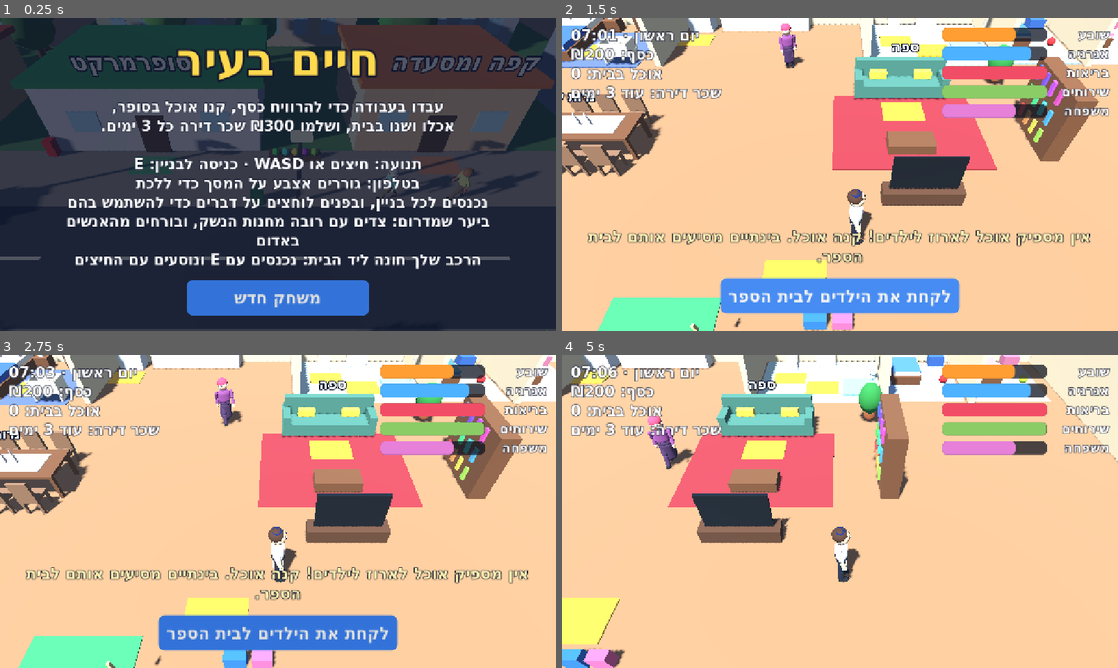
Above: before the commit, frames 1-4 (two rows, left to right).
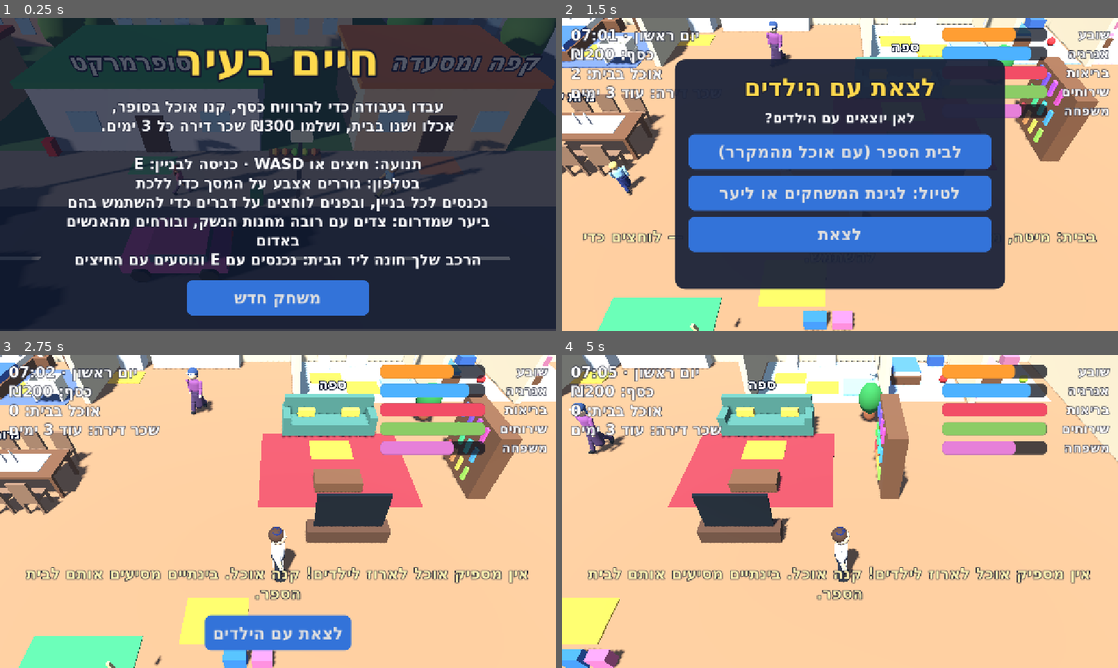
Above: after the commit, the same moments.

Repository: garyjoe/shneyor-games
Game: Godot game, scene res://main.tscn
Two runs of this game, one before a commit and one after it. Both use one fixed random seed, a clock stepped at 60 frames per second and the inputs below.
Inputs (mouse positions are in pixels of both pictures, inside the frame that each line leads up to):
- Up to frame 1 (0.25 s): no input
- Up to frame 2 (1.5 s): tap Enter at 0.5, 0.6 s; move the mouse to (962, 158) at 0.52 s; hold Right (ui_right) 0.53-1.25 s; click (962, 158) at 0.67 s; tap Space at 0.77 s; click "לקחת את הילדים לבית הספר" (after the commit: "לצאת עם הילדים") at 1.25 s
- Up to frame 3 (2.75 s): click (278, 489) at 2 s, where only the run after the commit has a clickable "לבית הספר (עם אוכל מהמקרר)"
- Up to frame 4 (5 s): drag from (728, 527) to (812, 574) at 2.77 s; move the mouse to (895, 442) at 3.52 s; hold Right (ui_right) 3.53-4.25 s; tap 9 at 3.6 s; drag from (812, 574) to (673, 464) at 4.27 s

The runs differ from the first frame. In frame 1, 4.3% of the frame differs, in the area x 0-99%, y 0-100%; in frame 2, 49%, in the area x 1-97%, y 1-95%; in frame 3, 3.4%; in frame 4, 3.3%.

Commit message:
Life in the City: outings with the children, a playground, calmer faces
- From the spot by the front door you can now take the children out for
  a trip as well as to school. They follow you to the new playground in
  the park (swings, slide, seesaw, sandbox) or the picnic corner just
  inside the forest, where playing together lifts the family bar.
- Faces are gentler: eyes sit flat in the head instead of bulging, with
  a smaller nose and mouth.
- The mother wears a proper headscarf instead of a pink cap, and the
  children have natural hair colours.
- Park trees no longer grow over the playground or the public toilets.

Co-Authored-By: Claude Fable 5.2 <noreply@anthropic.com>
Claude-Session: https://claude.ai/code/session_01Dt6dxQhnMkF2JMR9WrQUqG

Diff:
--- a/games/life-city/main.gd
+++ b/games/life-city/main.gd
@@ -205,6 +205,9 @@
 var kids := 0                      # 0 at home, 1 on the way to school, 2 at school, 3 on the way home
 var school_missed_day := 0
 var teacher: Person
+var outing_day := 0                # the day you last played outside with the children
+const PLAYGROUND := Vector3(20, 0, 21)
+const PICNIC := Vector3(0, 0, FOREST_Z + 9.0)
 const KIDS: Array[int] = [1, 2, 3, 4]      # places of the children in `family`
 const KID_ROOMS: Array[float] = [13.6, 17.6, -13.6, -17.6]   # x of each child's bedroom
 const SCHOOL_DOOR := Vector3(126, 0, -4.7)
@@ -479,7 +482,7 @@
 	for k in 34:
 		var pos := Vector3(rng.randf_range(-45, 45), 0, rng.randf_range(8, 28))
 		if pos.distance_to(Vector3(4, 0, 14)) < 6.5 or (pos.z < 11.0 and absf(pos.x - 4.0) < 9.0) \
-				or pos.distance_to(CAR_LOT) < 10.0:
+				or pos.distance_to(CAR_LOT) < 10.0 or pos.distance_to(PLAYGROUND) < 10.5 or pos.distance_to(Vector3(-14, 0, 17)) < 4.0:
 			continue
 		_tree(pos)
 	for k in 16:
@@ -495,6 +498,7 @@
 	_build_neighbourhood()
 	_build_restroom()
 	_build_school()
+	_build_playground()
 	_building("guns", "חנות נשק", 40, 9, 4.2, Color(0.5, 0.52, 0.45), Color(0.25, 0.3, 0.2), 9, 19)
 
 	# Passers-by on the pavements, each with a name.
@@ -527,13 +531,13 @@
 
 
 ## A person built from rounded parts, with knees and elbows that bend.
-func _make_person(shirt: Color, pants: Color, into: Person = null, tone: int = -1) -> Person:
+func _make_person(shirt: Color, pants: Color, into: Person = null, tone: int = -1, hair_pick: int = -1) -> Person:
 	var p := into if into else Person.new()
 	p.root = Node3D.new()
 	var tones: Array[Color] = [Color(0.96, 0.8, 0.66), Color(0.9, 0.72, 0.56), Color(0.78, 0.58, 0.42), Color(0.6, 0.42, 0.3), Color(0.45, 0.31, 0.22)]
 	var hairs: Array[Color] = [Color(0.12, 0.09, 0.07), Color(0.3, 0.19, 0.1), Color(0.55, 0.38, 0.18), Color(0.85, 0.7, 0.4), Color(0.6, 0.6, 0.62), Color(0.55, 0.2, 0.1)]
 	var skin := _mat(tones[tone] if tone >= 0 else (tones[rng.randi_range(0, 4)] if into == null else tones[0]))
-	var hair := _mat(hairs[rng.randi_range(0, 5)] if into == null else hairs[1])
+	var hair := _mat(hairs[hair_pick] if hair_pick >= 0 else (hairs[rng.randi_range(0, 5)] if into == null else hairs[1]))
 	var shirt_mat := _mat(shirt)
 	var pants_mat := _mat(pants)
 	# Body: chest wider at the shoulders, hips in the trouser colour.
@@ -547,17 +551,15 @@
 	_ball(0.205, Vector3(0, 1.81, -0.035), hair, p.root, Vector3(1.0, 0.82, 1.0))
 	if into == null and rng.randf() < 0.45:
 		_cap(0.17, 0.5, Vector3(0, 1.62, -0.13), hair, p.root, Vector3(1.1, 1.0, 0.5))    # long hair
-	# Face.
-	var dark := _mat(Color(0.1, 0.09, 0.1))
-	var lips := _mat(Color(0.72, 0.3, 0.3))
-	for sx: float in [-0.072, 0.072]:
-		_ball(0.03, Vector3(sx, 1.765, 0.172), _mat(Color(1, 1, 1)), p.root, Vector3(1.2, 0.85, 0.6))
-		_ball(0.016, Vector3(sx, 1.765, 0.188), dark, p.root)
-		_box(Vector3(0.065, 0.014, 0.02), Vector3(sx, 1.81, 0.178), hair, p.root)
-	_ball(0.026, Vector3(0, 1.725, 0.2), skin, p.root, Vector3(0.8, 1.2, 1.0))
-	_box(Vector3(0.085, 0.016, 0.02), Vector3(0, 1.665, 0.182), lips, p.root)
-	for sx: float in [-0.05, 0.05]:
-		_box(Vector3(0.022, 0.02, 0.02), Vector3(sx, 1.675, 0.178), lips, p.root)
+	# Face: eyes set flat into the head, soft brows, a small nose and a gentle smile.
+	var dark := _mat(Color(0.16, 0.12, 0.1))
+	var lips := _mat(Color(0.75, 0.42, 0.4))
+	for sx: float in [-0.07, 0.07]:
+		_ball(0.022, Vector3(sx, 1.762, 0.181), _mat(Color(0.97, 0.97, 0.95)), p.root, Vector3(1.3, 0.75, 0.2))
+		_ball(0.012, Vector3(sx, 1.762, 0.185), dark, p.root, Vector3(1.0, 1.0, 0.25))
+		_box(Vector3(0.055, 0.01, 0.012), Vector3(sx, 1.797, 0.181), hair, p.root)
+	_ball(0.02, Vector3(0, 1.725, 0.193), skin, p.root, Vector3(0.75, 1.1, 0.7))
+	_box(Vector3(0.07, 0.011, 0.012), Vector3(0, 1.672, 0.184), lips, p.root)
 	# Legs: thigh, knee, shin, shoe.
 	var shoe := _mat(Color(0.12, 0.1, 0.1))
 	var knees: Array[Node3D] = []
@@ -974,6 +976,14 @@
 					_add_action("גיטרה · ₪%d" % GUITAR_PRICE, _buy_guitar)
 				elif skill < 15:
 					_add_action("שיעור נגינה (שעה) · ₪%d" % LESSON_PRICE, _lesson)
+			"kids_out":
+				if kids != 0:
+					panel_text.text = _h("הילדים כבר לא בבית.")
+				else:
+					panel_text.text = _h("לאן יוצאים עם הילדים?")
+					if _is_school_day() and clock < 13.0:
+						_add_action("לבית הספר (עם אוכל מהמקרר)", _take_kids)
+					_add_action("לטיול: לגינת המשחקים או ליער", _take_outing)
 			"doctor":
 				panel_text.text = _h("בריאות: %d מתוך 100" % int(health))
 				_add_action("בדיקה וטיפול מלא · ₪60", _treat.bind(60, 100.0, 1.0))
@@ -1747,8 +1757,10 @@
 			_leave_room()
 		"school":
 			_school_door()
-		"kids_out":
-			_take_kids()
+		"playground":
+			_play_outside("מתנדנדים ומתגלשים בגינה...", "שיחקת עם הילדים בגינה. הם נהנו מאוד!")
+		"picnic":
+			_play_outside("מטיילים ועושים פיקניק ביער...", "טיילת עם הילדים ביער. איזה כיף היה!")
 		"bench":
 			_bench_sleep()
 		"toilet":
@@ -3567,17 +3579,21 @@
 	# Mother: hair covered, long sleeves and a long skirt. The whole family is fair-skinned.
 	var mother := _make_person(Color(0.55, 0.3, 0.55), Color(0.3, 0.2, 0.35), null, 0)
 	mother.name = "רחל"
-	_ball(0.215, Vector3(0, 1.82, -0.04), _mat(Color(0.8, 0.3, 0.45)), mother.root, Vector3(1.02, 0.9, 1.05))
+	# A headscarf: cloth over the hair, a band at the forehead and a tail tied at the back.
+	var cloth := _mat(Color(0.2, 0.3, 0.5))
+	_ball(0.215, Vector3(0, 1.82, -0.04), cloth, mother.root, Vector3(1.03, 0.9, 1.06))
+	_box(Vector3(0.36, 0.045, 0.3), Vector3(0, 1.865, 0.05), _mat(Color(0.92, 0.9, 0.82)), mother.root)
+	_cap(0.07, 0.3, Vector3(0, 1.66, -0.2), cloth, mother.root, Vector3(1.4, 1.0, 0.5))
 	_modest(mother, Color(0.55, 0.3, 0.55), Color(0.3, 0.2, 0.35))
 	mother.root.scale = Vector3(0.97, 0.97, 0.97)
 	mother.speed = 1.3
 	# Son with a kippah, and daughter in her school uniform with its badge.
-	var son := _make_person(Color(0.95, 0.95, 0.95), Color(0.15, 0.2, 0.4), null, 0)
+	var son := _make_person(Color(0.95, 0.95, 0.95), Color(0.15, 0.2, 0.4), null, 0, 1)
 	son.name = "דוד"
 	_kippah(son.root, Color(0.15, 0.4, 0.75))
 	son.root.scale = Vector3(0.68, 0.68, 0.68)
 	son.speed = 2.2
-	var daughter := _make_person(Color(0.6, 0.78, 0.95), Color(0.12, 0.16, 0.38), null, 0)
+	var daughter := _make_person(Color(0.6, 0.78, 0.95), Color(0.12, 0.16, 0.38), null, 0, 3)
 	daughter.name = "שרה"
 	_modest(daughter, Color(0.6, 0.78, 0.95), Color(0.12, 0.16, 0.38))
 	_box(Vector3(0.09, 0.1, 0.02), Vector3(0.11, 1.36, 0.185), _mat(Color(0.95, 0.8, 0.15)), daughter.root)   # school badge
@@ -3585,12 +3601,12 @@
 	daughter.root.scale = Vector3(0.58, 0.58, 0.58)
 	daughter.speed = 2.0
 	# Two younger children.
-	var boy := _make_person(Color(0.3, 0.7, 0.4), Color(0.2, 0.22, 0.3), null, 0)
+	var boy := _make_person(Color(0.3, 0.7, 0.4), Color(0.2, 0.22, 0.3), null, 0, 0)
 	boy.name = "יעקב"
 	_kippah(boy.root, Color(0.75, 0.2, 0.2))
 	boy.root.scale = Vector3(0.5, 0.5, 0.5)
 	boy.speed = 2.3
-	var girl := _make_person(Color(0.98, 0.85, 0.5), Color(0.55, 0.2, 0.3), null, 0)
+	var girl := _make_person(Color(0.98, 0.85, 0.5), Color(0.55, 0.2, 0.3), null, 0, 2)
 	girl.name = "רבקה"
 	_modest(girl, Color(0.98, 0.85, 0.5), Color(0.55, 0.2, 0.3))
 	girl.root.scale = Vector3(0.44, 0.44, 0.44)
@@ -3621,7 +3637,7 @@
 		_bubble_for(walkers[k], 2.75)
 		_handle(walkers[k].root, "home", _family_talk.bind(walkers[k]))
 		family.append(walkers[k])
-	_spot("home", "kids_out", "ילקוטים", "לקחת את הילדים לבית הספר", o + Vector3(3.0, 0, 6.6))
+	_spot("home", "kids_out", "לצאת עם הילדים", "לצאת עם הילדים", o + Vector3(3.0, 0, 6.6))
 	_box(Vector3(0.5, 0.5, 0.25), o + Vector3(3.6, 0.25, 7.6), _mat(Color(0.2, 0.45, 0.8)))       # schoolbags by the door
 	_box(Vector3(0.45, 0.45, 0.25), o + Vector3(4.2, 0.23, 7.6), _mat(Color(0.85, 0.4, 0.6)))
 	# The baby, in a cot in the bedroom.
@@ -3797,10 +3813,11 @@
 			kid.root.position = ROOMS["home"]["origin"] + Vector3(-1.0 + k * 1.2, 0, 3.8)
 			kid.target = kid.root.position
 		else:
-			kid.root.visible = (kids == 1 or kids == 3) and not inside and not driving
+			kid.root.visible = kids in [1, 3, 4] and not inside and not driving
 
 
 func _take_kids() -> void:
+	_close_panel()
 	if kids != 0:
 		_toast("הילדים כבר לא בבית.")
 		return
@@ -3829,6 +3846,9 @@
 
 
 func _school_door() -> void:
+	if kids == 4:
+		_toast("היום אתם בטיול, לא בבית הספר.")
+		return
 	if kids == 1:
 		kids = 2
 		family_joy = minf(family_joy + 8.0, 100.0)
@@ -3853,7 +3873,7 @@
 
 func _watch_school() -> void:
 	# The children trail behind you on foot, and ride along unseen in the car.
-	if kids == 1 or kids == 3:
+	if kids in [1, 3, 4]:
 		for k: int in KIDS:
 			var kid := family[k]
 			kid.root.visible = not inside and not driving
@@ -3868,11 +3888,12 @@
 				if dir.length() > 0.05:
 					kid.root.rotation.y = atan2(dir.x, dir.z)
 				_animate(kid, moving, get_physics_process_delta_time())
-		if kids == 3 and room == "home":
+		if kids in [3, 4] and room == "home":
+			var from_school := kids == 3
 			kids = 0
-			family_joy = minf(family_joy + 6.0, 100.0)
+			family_joy = minf(family_joy + (6.0 if from_school else 2.0), 100.0)
 			_place_kids()
-			_toast("הילדים חזרו הביתה מבית הספר.")
+			_toast("הילדים חזרו הביתה מבית הספר." if from_school else "חזרתם הביתה מהטיול.")
 	if kids == 0 and _is_school_day() and clock >= 9.0 and clock < 13.0 and school_missed_day != day:
 		school_missed_day = day
 		family_joy = maxf(family_joy - 8.0, 0.0)
@@ -3885,3 +3906,100 @@
 	if kids != 0 and _is_shabbat():
 		kids = 0
 		_place_kids()
+
+
+# ------------------------------------------- playing outside with the kids ----
+
+func _take_outing() -> void:
+	_close_panel()
+	if kids != 0:
+		_toast("הילדים כבר לא בבית.")
+		return
+	if clock >= 20.0 or clock < 6.0:
+		_toast("מאוחר מדי לצאת עכשיו. הילדים צריכים לישון.")
+		return
+	kids = 4
+	_play("pick")
+	_place_kids()
+	_toast("יוצאים לטיול! גינת המשחקים בפארק, ופינת הפיקניק בכניסה ליער.")
+	_update_hud()
+
+
+func _play_outside(doing: String, done: String) -> void:
+	if kids != 4:
+		_toast("לכאן באים עם הילדים. קח אותם מהבית (ליד הדלת): \"לצאת עם הילדים\".")
+		return
+	if energy < 12.0:
+		_toast("אתה עייף מדי לשחק עכשיו.")
+		return
+	var first := outing_day != day
+	outing_day = day
+	_time_skip(doing, func() -> void:
+		_skip(1.0, "awake")
+		energy = maxf(energy - 6.0, 0.0)
+		family_joy = minf(family_joy + (14.0 if first else 5.0), 100.0)
+		for k: int in KIDS:
+			_say(family[k], ["איזה כיף!", "עוד פעם, אבא!", "תודה אבא!", "אני הכי גבוה!"][k - 1], 5.0)
+		_toast(done))
+
+
+func _build_playground() -> void:
+	var at := PLAYGROUND
+	_box(Vector3(14, 0.04, 10), at + Vector3(0, 0.02, 0), _mat(Color(0.86, 0.76, 0.52)))          # sand
+	_sign("גינת משחקים", at + Vector3(0, 3.4, -5.4), 80)
+	for sx: float in [-3.0, 3.0]:
+		_box(Vector3(0.15, 3.0, 0.15), at + Vector3(sx, 1.5, -5.4), _mat(Color(0.2, 0.2, 0.22)))
+	var blue := _mat(Color(0.2, 0.45, 0.8))
+	var red := _mat(Color(0.85, 0.2, 0.2))
+	var yellow := _mat(Color(0.95, 0.8, 0.2))
+	# Swings: an A-frame with two seats.
+	var swing := at + Vector3(-4.2, 0, -1.5)
+	for sx: float in [-1.6, 1.6]:
+		_box(Vector3(0.14, 2.8, 0.14), swing + Vector3(sx, 1.4, 0), blue)
+	_box(Vector3(3.4, 0.14, 0.14), swing + Vector3(0, 2.8, 0), blue)
+	for sx: float in [-0.7, 0.7]:
+		for side: float in [-0.25, 0.25]:
+			_box(Vector3(0.03, 1.9, 0.03), swing + Vector3(sx + side, 1.85, 0), _mat(Color(0.3, 0.3, 0.32)))
+		_box(Vector3(0.6, 0.06, 0.3), swing + Vector3(sx, 0.9, 0), red)
+	# Slide: steps, a platform and a chute.
+	var slide := at + Vector3(2.5, 0, -1.5)
+	_box(Vector3(1.2, 0.12, 1.2), slide + Vector3(0, 1.8, 0), yellow)
+	for sx: float in [-0.55, 0.55]:
+		for sz: float in [-0.55, 0.55]:
+			_box(Vector3(0.1, 1.8, 0.1), slide + Vector3(sx, 0.9, sz), blue)
+	for step in 4:
+		_box(Vector3(1.0, 0.08, 0.3), slide + Vector3(0, 0.4 + step * 0.4, -0.9 - (3 - step) * 0.25), blue)
+	var chute := _box(Vector3(1.0, 0.1, 3.4), slide + Vector3(0, 0.95, 2.1), red)
+	chute.rotation.x = 0.55
+	_solid(Vector3(1.2, 1.9, 1.2), slide + Vector3(0, 0.95, 0))
+	# Seesaw, sandbox toys, and a bench for the parents.
+	var saw := at + Vector3(-1.0, 0, 2.6)
+	_box(Vector3(0.3, 0.6, 0.3), saw + Vector3(0, 0.3, 0), blue)
+	var plank := _box(Vector3(3.6, 0.1, 0.4), saw + Vector3(0, 0.66, 0), yellow)
+	plank.rotation.z = 0.18
+	for k in 4:
+		_ball(0.18, at + Vector3(4.5 + (k % 2) * 0.6, 0.18, 2.4 + (k / 2) * 0.6), _mat(Color.from_hsv(k * 0.22, 0.8, 0.95)), self)
+	_box(Vector3(2.6, 0.14, 0.6), at + Vector3(5.2, 0.55, -3.6), _mat(Color(0.5, 0.33, 0.2)))
+	_box(Vector3(2.6, 0.6, 0.1), at + Vector3(5.2, 0.9, -3.9), _mat(Color(0.5, 0.33, 0.2)))
+	_box(Vector3(2.4, 0.05, 1.6), at + Vector3(0, 0.05, 0.4), _mat(Color(0.95, 0.75, 0.2)))
+	var park := Place.new()
+	park.key = "playground"
+	park.title = "גינת משחקים"
+	park.prompt = "לשחק עם הילדים בגינה"
+	park.door = at + Vector3(0, 0, 0.4)
+	places.append(park)
+
+	# Picnic corner just inside the forest.
+	var pic := PICNIC
+	_box(Vector3(3.0, 0.04, 2.2), pic + Vector3(0, 0.03, 0), _mat(Color(0.85, 0.2, 0.25)))
+	for k in 6:
+		_box(Vector3(0.5, 0.045, 0.37), pic + Vector3(-1.25 + (k % 3) * 1.0 + (0.5 if k >= 3 else 0.0) - 0.25, 0.035, -0.55 + (k / 3) * 1.1), _mat(Color(0.97, 0.97, 0.95)))
+	_box(Vector3(0.6, 0.4, 0.4), pic + Vector3(0.9, 0.23, 0.3), _mat(Color(0.6, 0.42, 0.22)))      # basket
+	_sign("פינת פיקניק", pic + Vector3(2.6, 2.4, -1.0), 64)
+	_box(Vector3(0.14, 2.0, 0.14), pic + Vector3(2.6, 1.0, -1.0), _mat(Color(0.3, 0.2, 0.12)))
+	var hike := Place.new()
+	hike.key = "picnic"
+	hike.title = "פינת פיקניק"
+	hike.prompt = "לטייל עם הילדים ביער"
+	hike.door = pic
+	places.append(hike)
